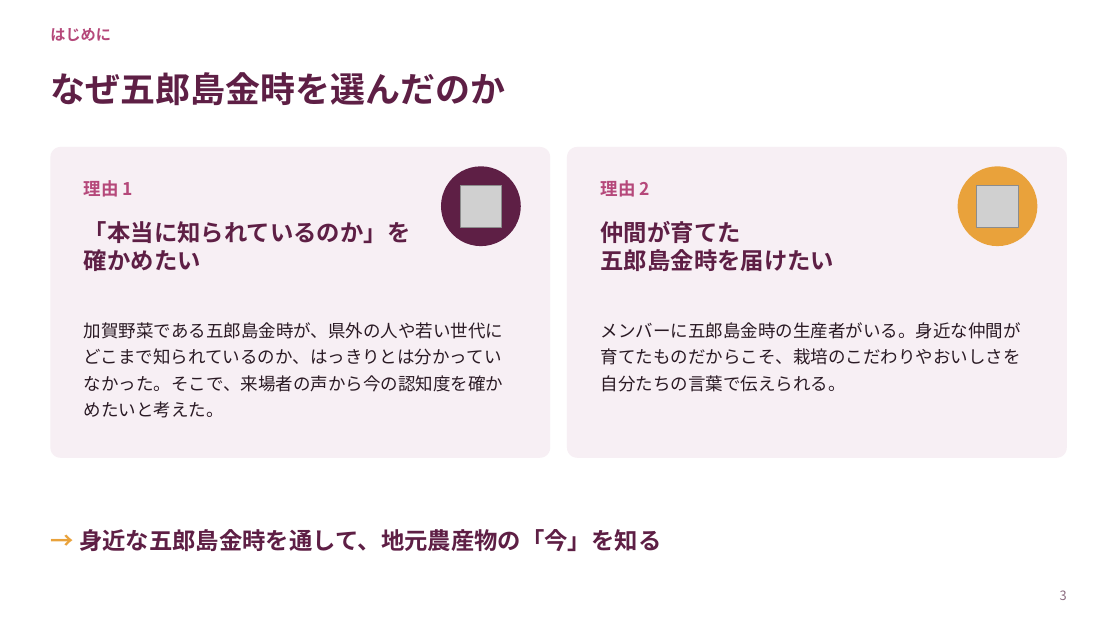
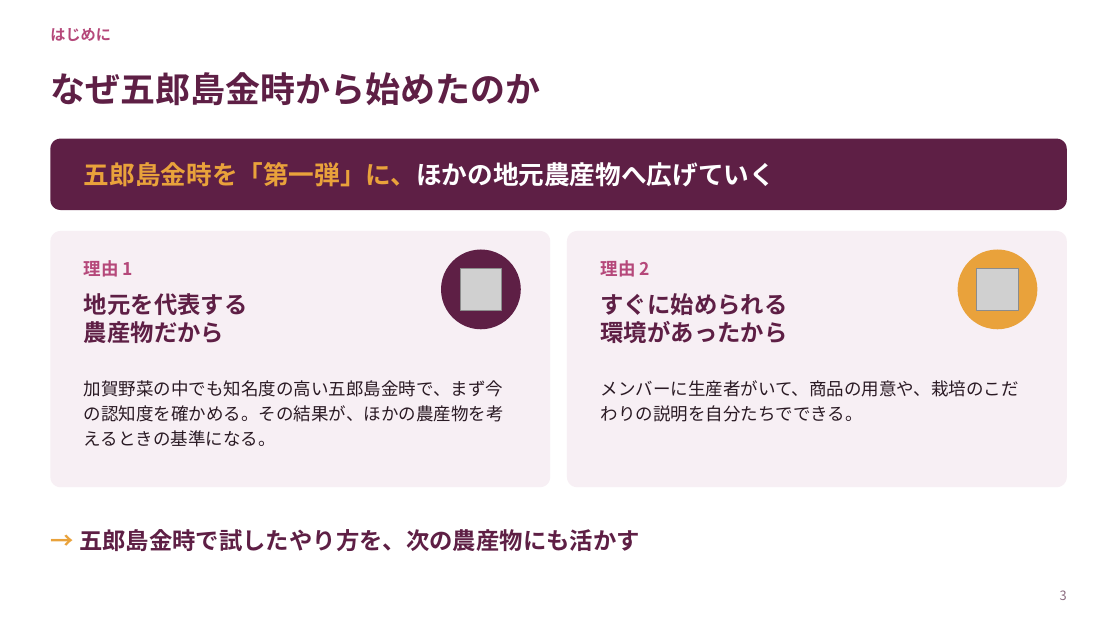
Before and after one commit to tadakazukawani/first-contributions, a slide deck: slide 3 of 農業青年/地元農産物認知拡大プロジェクト.pptx. Drawn at 1120x630 pixels with LibreOffice and Linux fonts; fonts in the diff are those of the drawing; grey boxes stand for pictures. Boxes give left, top, right and bottom in pixels: in the first picture for what was removed or moved away, otherwise in the second. Text is boxed around its words. In the diff, an @@ line names an element or a change of style, - is before the commit and + after.

```diff
--- a/農業青年/地元農産物認知拡大プロジェクト.pptx
+++ b/農業青年/地元農産物認知拡大プロジェクト.pptx
@@ title at <box>50,72,540,106</box>: text changed @@
-なぜ五郎島金時を選んだのか
+なぜ五郎島金時から始めたのか
@@ rounded rectangle added at <box>50,139,1067,210</box>, fill #5E1F45 @@
@@ text added at <box>84,162,775,187</box>, 22 pt, text #FFFFFF, bold @@
+五郎島金時を「第一弾」に、ほかの地元農産物へ広げていく
@@ picture removed at <box>460,186,502,227</box> @@
@@ rounded rectangle: place and size @@
-rounded rectangle at <box>50,147,550,458</box>
+rounded rectangle at <box>50,231,550,487</box>
@@ rounded rectangle at <box>50,231,550,487</box>: proportions changed @@
@@ text removed at <box>84,221,410,271</box> @@
-「本当に知られているのか」を
-確かめたい
@@ rounded rectangle at <box>567,231,1067,487</box>: proportions changed @@
@@ rounded rectangle: place and size @@
-rounded rectangle at <box>567,147,1067,458</box>
+rounded rectangle at <box>567,231,1067,487</box>
@@ text removed at <box>601,221,835,271</box> @@
-仲間が育てた
-五郎島金時を届けたい
@@ text "理由 1": place and size @@
-text "理由 1" at <box>84,180,133,197</box>
+text "理由 1" at <box>84,260,133,277</box>
@@ picture added at <box>460,269,502,310</box> @@
@@ text "理由 2": place and size @@
-text "理由 2" at <box>601,180,650,197</box>
+text "理由 2" at <box>601,260,650,277</box>
@@ 2 ellipses, 1 picture: place and size @@
-2 ellipses, 1 picture at <box>441,166,1038,246</box>
+2 ellipses, 1 picture at <box>441,250,1038,329</box>
@@ text added at <box>84,293,248,343</box>, 20 pt, text #5E1F45, bold @@
+地元を代表する
+農産物だから
@@ text added at <box>601,293,788,343</box>, 20 pt, text #5E1F45, bold @@
+すぐに始められる
+環境があったから
@@ text at <box>84,380,504,447</box>: text changed @@
-加賀野菜である五郎島金時が、県外の人や若い世代にどこまで知られているのか、はっきりとは分かっていなかった。そこで、来場者の声から今の認知度を確かめたいと考えた。
+加賀野菜の中でも知名度の高い五郎島金時で、まず今の認知度を確かめる。その結果が、ほかの農産物を考えるときの基準になる。
@@ text at <box>601,380,1019,422</box>: text changed @@
-メンバーに五郎島金時の生産者がいる。身近な仲間が育てたものだからこそ、栽培のこだわりやおいしさを自分たちの言葉で伝えられる。
+メンバーに生産者がいて、商品の用意や、栽培のこだわりの説明を自分たちでできる。
@@ text at <box>79,529,640,551</box>: text changed @@
-→ 身近な五郎島金時を通して、地元農産物の「今」を知る
+→ 五郎島金時で試したやり方を、次の農産物にも活かす
```
Also in this commit, not shown: 2 other slides changed, 1 other file.
